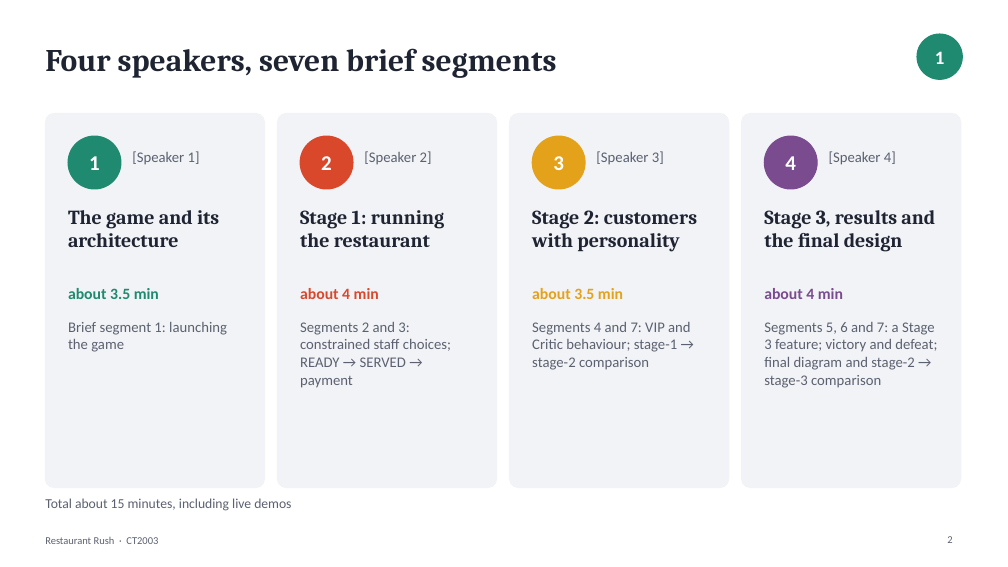
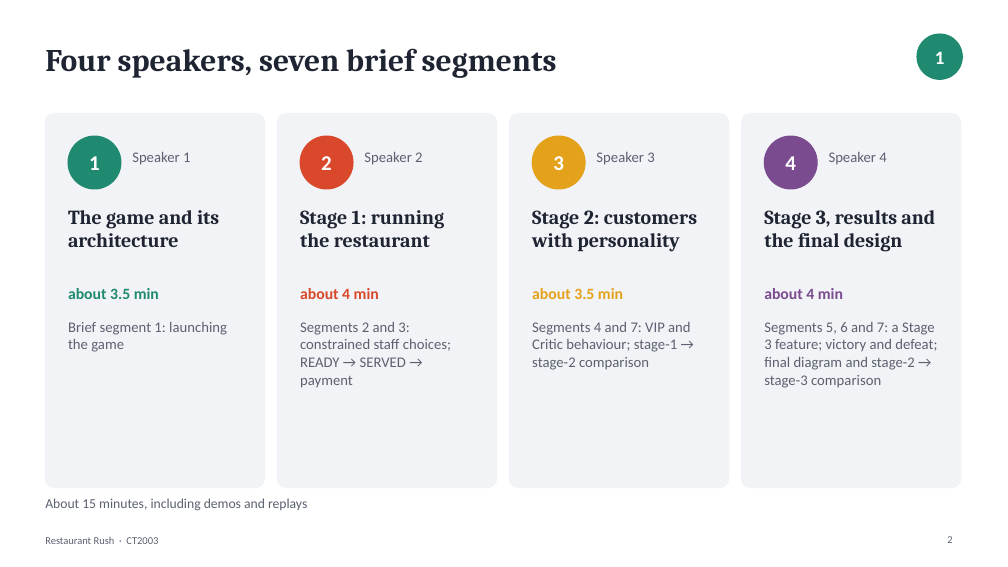
Before and after one commit to JeremyChooCK/CT2003-Restaurant-Rush, a slide deck: slide 2 of docs/presentation/RestaurantRush_Presentation.pptx. Drawn at 1008x567 pixels with LibreOffice and Linux fonts; fonts in the diff are those of the drawing. Boxes give left, top, right and bottom in pixels: in the first picture for what was removed or moved away, otherwise in the second. Text is boxed around its words. In the diff, an @@ line names an element or a change of style, - is before the commit and + after.

```diff
--- a/docs/presentation/RestaurantRush_Presentation.pptx
+++ b/docs/presentation/RestaurantRush_Presentation.pptx
@@ text at <box>132,152,190,165</box>: text changed @@
-[Speaker 1]
+Speaker 1
@@ text at <box>364,152,422,165</box>: text changed @@
-[Speaker 2]
+Speaker 2
@@ text at <box>596,152,654,165</box>: text changed @@
-[Speaker 3]
+Speaker 3
@@ text at <box>829,152,886,165</box>: text changed @@
-[Speaker 4]
+Speaker 4
@@ text at <box>45,498,307,511</box>: text changed @@
-Total about 15 minutes, including live demos
+About 15 minutes, including demos and replays
```
Also in this commit, not shown: 17 other slides changed, 1 slide added, 1 slide removed, 1 other file.
